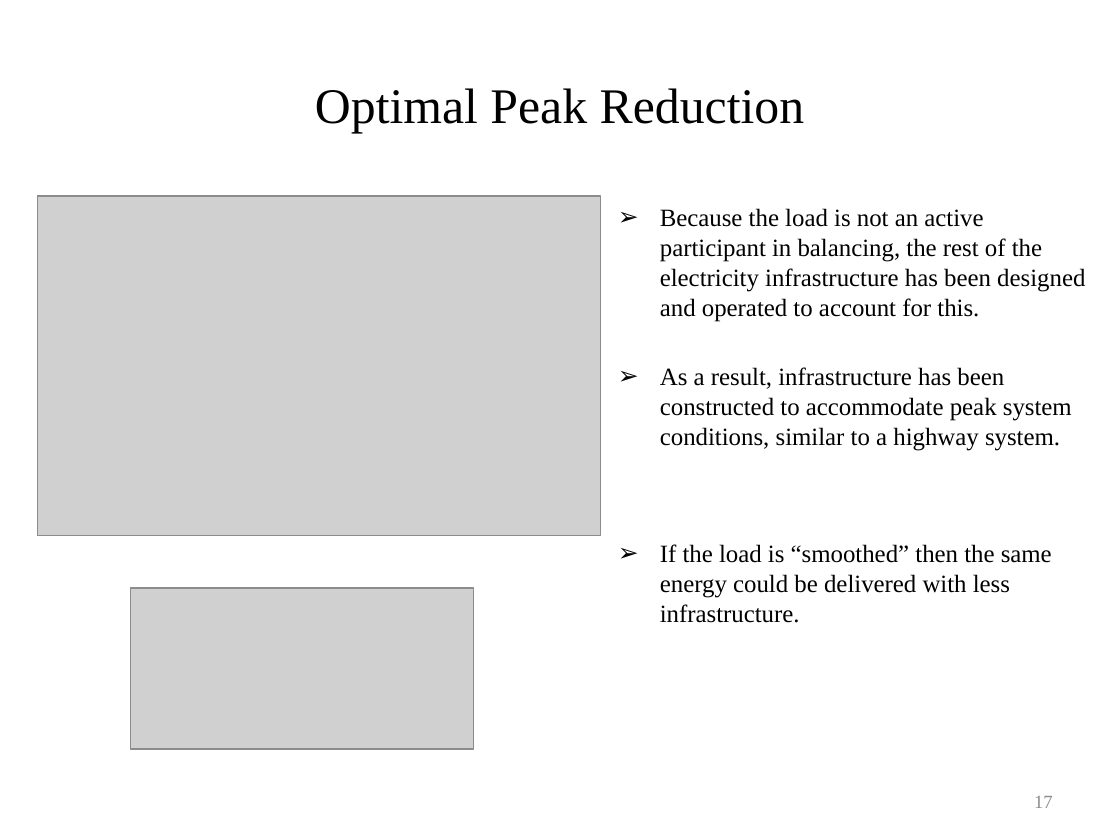
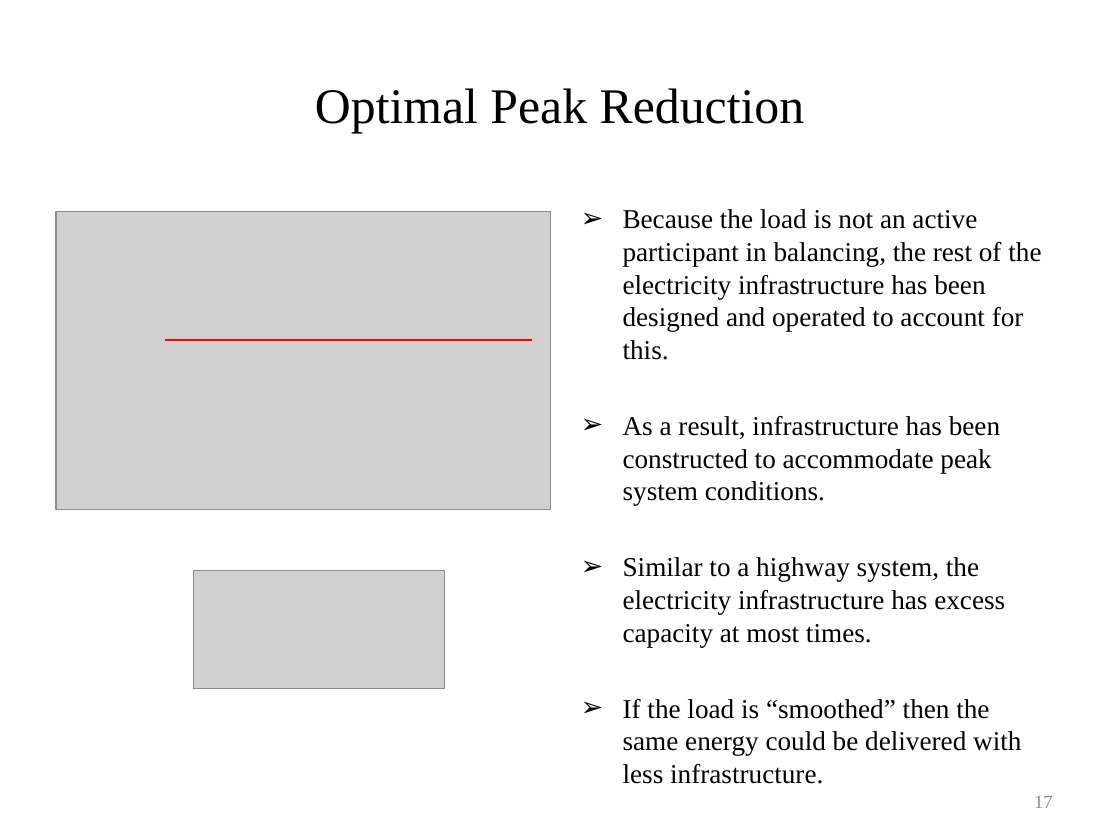
Before and after one commit to gridlab-d/course, a slide deck: slide 17 of University of Washington Class/Module 8 - Demand response.pptx. Drawn at 1120x840 pixels with LibreOffice and Linux fonts; fonts in the diff are those of the drawing; grey boxes stand for pictures. Boxes give left, top, right and bottom in pixels: in the first picture for what was removed or moved away, otherwise in the second. Text is boxed around its words. In the diff, an @@ line names an element or a change of style, - is before the commit and + after.

```diff
--- a/University of Washington Class/Module 8 - Demand response.pptx
+++ b/University of Washington Class/Module 8 - Demand response.pptx
@@ picture removed at bbox=[37, 196, 599, 535] @@
@@ text "Because the load is not ...": place and size @@
-text "Because the load is not ..." at bbox=[660, 208, 1085, 451]
+text "Because the load is not ..." at bbox=[623, 209, 1041, 756]
@@ text at bbox=[623, 209, 1041, 360]: size 16 to 17.5 pt in "Because the load is not an active ..." @@
@@ picture: place and size @@
-picture at bbox=[37, 196, 600, 535]
+picture at bbox=[56, 212, 551, 510]
@@ line added from (165, 340) to (532, 340), #FF0000 1.5 pt @@
@@ text at bbox=[623, 416, 1021, 756]: text changed; size 16 to 17.5 pt @@
-➢ As a result, infrastructure has been constructed to accommodate peak system conditions, similar to a highway system.
+➢ As a result, infrastructure has been constructed to accommodate peak system conditions.
+➢ Similar to a highway system, the electricity infrastructure has excess capacity at most times.
+➢ If the load is “smoothed” then the same energy could be delivered with less infrastructure.
@@ text removed at bbox=[660, 544, 1052, 623] @@
-➢ If the load is “smoothed” then the same energy could be delivered with less infrastructure.
@@ picture: place and size @@
-picture at bbox=[131, 588, 474, 749]
+picture at bbox=[194, 570, 445, 688]
```
Also in this commit, not shown: 33 other slides changed, 12 slides added, 9 slides removed, 1 other file.
